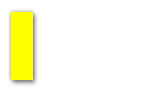
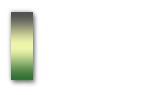
Comparing the layer stacks of the two 151×95 images. Changes:
painted on "kleur" over [left=11, top=12, right=33, bottom=80]
